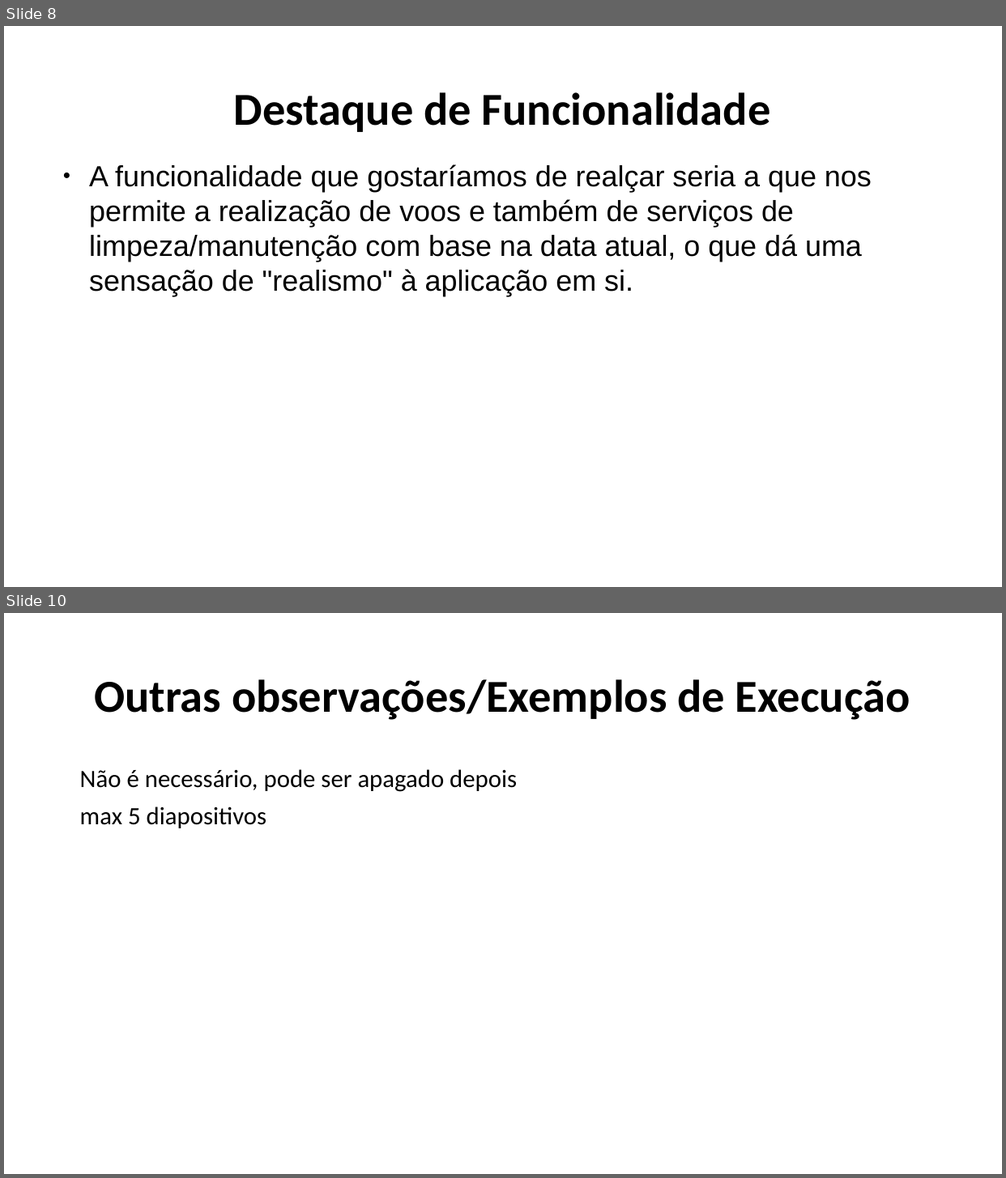
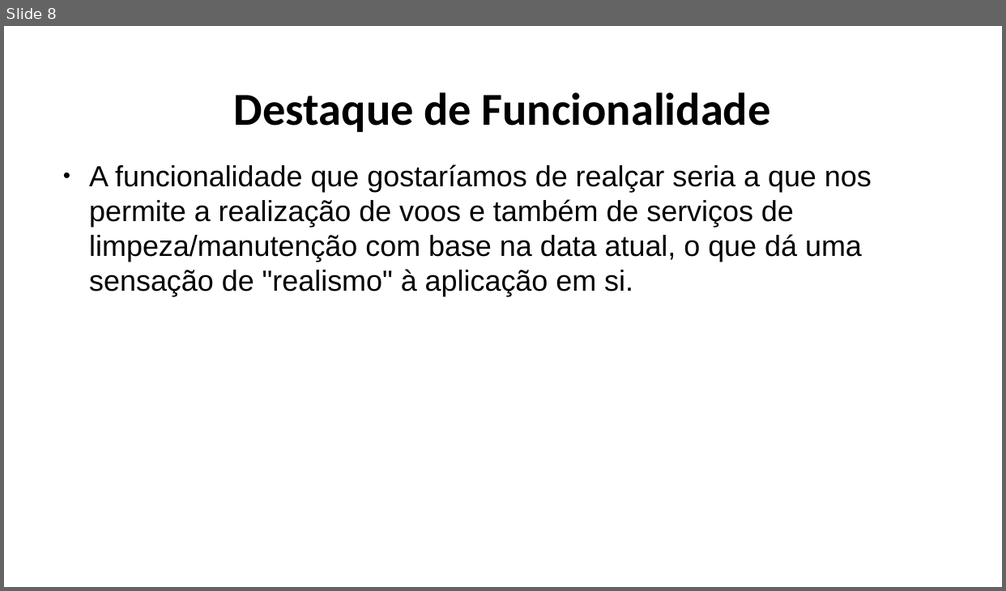
Before and after one commit to Naapperas/feup-aed-proj1, a slide deck: Apresentação.pptx. Shown one above the other, each under a label of ours: slides 8 and 10 before the commit, slide 8 after it; the slides between them are not shown. The pictures are 1006x1178 and 1006x591 pixels, drawn with LibreOffice and Linux fonts; fonts in the diff are those of the drawing. Boxes give left, top, right and bottom in pixels: in the first picture for what was removed or moved away, otherwise in the second. Text is boxed around its words. In the diff, an @@ line names an element or a change of style, - is before the commit and + after.

```diff
--- a/Apresentação.pptx
+++ b/Apresentação.pptx
@@ slide 10 removed at box(4, 613, 1002, 1174), background #FFFFFF @@
@@ text removed at box(94, 679, 910, 720) @@
-Outras observações/Exemplos de Execução
@@ text removed at box(80, 769, 517, 828) @@
-Não é necessário, pode ser apagado depois
-max 5 diapositivos
```
Also in this commit, not shown: 6 slides changed, 1 other file.
